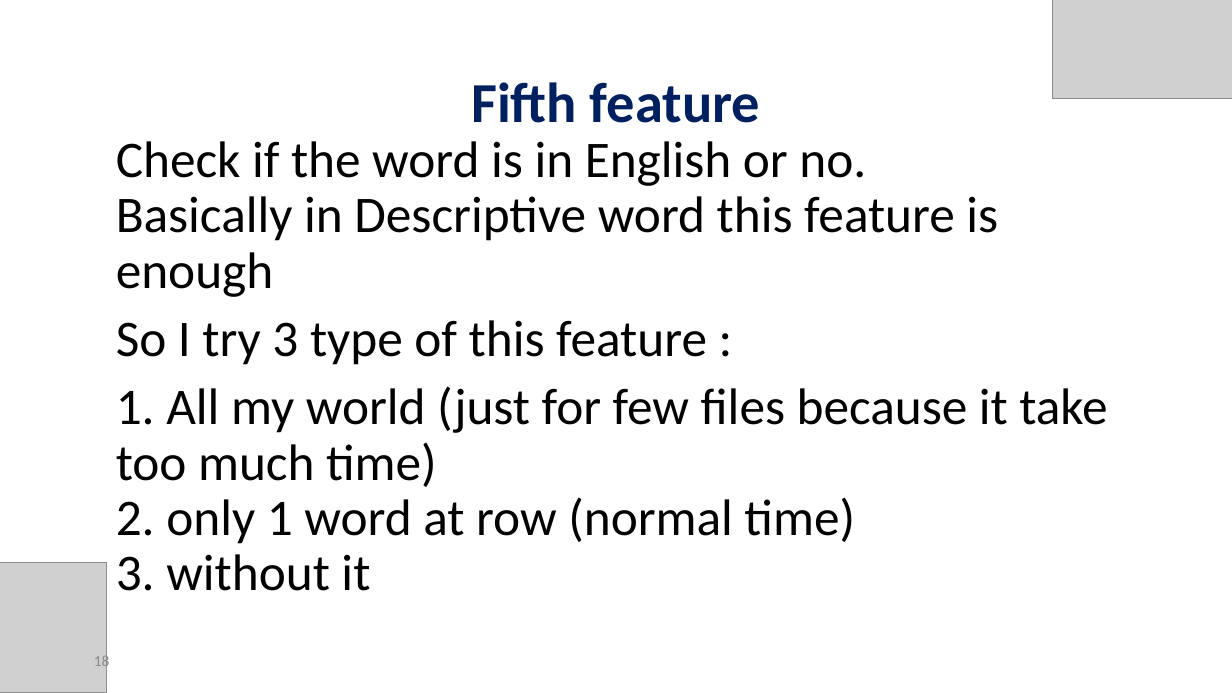
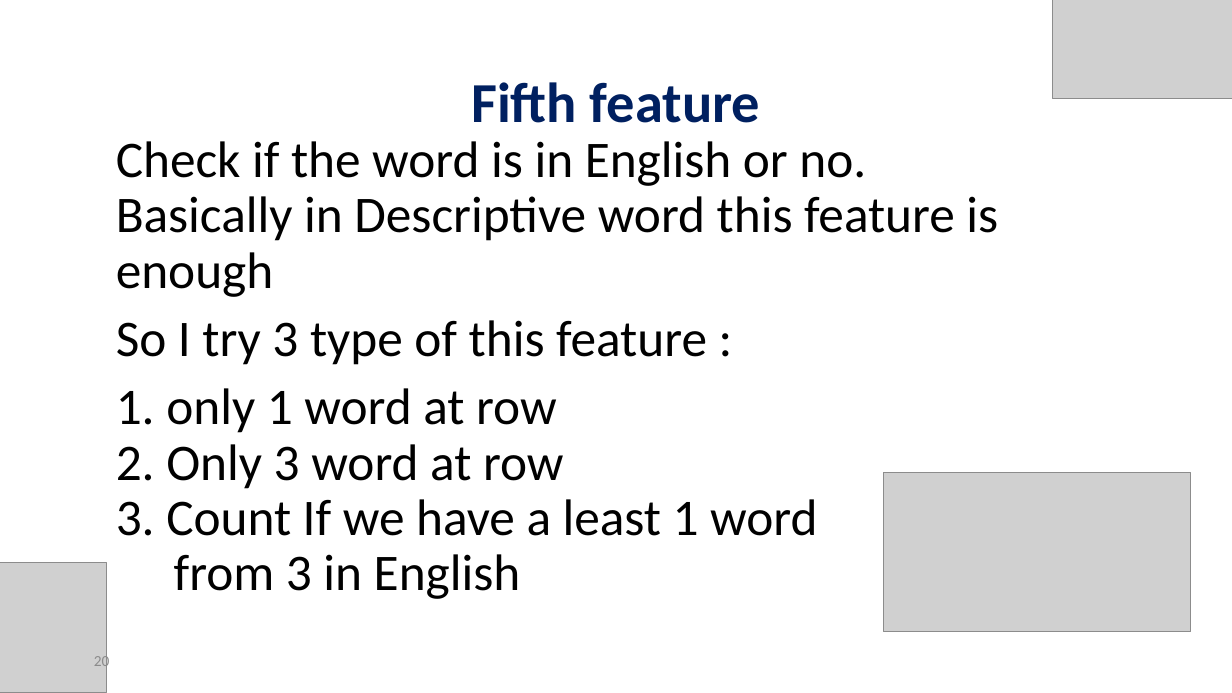
Before and after one commit to orelrahum/Ransomware_Code, a slide deck: slide 20 of Presentation.pptx (slide 18 before the commit). Drawn at 1232x693 pixels with LibreOffice and Linux fonts; fonts in the diff are those of the drawing; grey boxes stand for pictures. Boxes give left, top, right and bottom in pixels: in the first picture for what was removed or moved away, otherwise in the second. Text is boxed around its words. In the diff, an @@ line names an element or a change of style, - is before the commit and + after.

```diff
--- a/Presentation.pptx
+++ b/Presentation.pptx
@@ text at [116, 388, 817, 599]: text changed @@
-1. All my world (just for few files because it take too much time)
-2. only 1 word at row (normal time)
-3. without it
+1. only 1 word at row
+2. Only 3 word at row
+3. Count If we have a least 1 word
+from 3 in English
@@ picture added at [884, 472, 1191, 632] @@
@@ page number at [94, 653, 110, 671]: text changed @@
-18
+20
```
Also in this commit, not shown: 8 other slides changed, 7 slides added, 1 slide removed, 50 other files.
